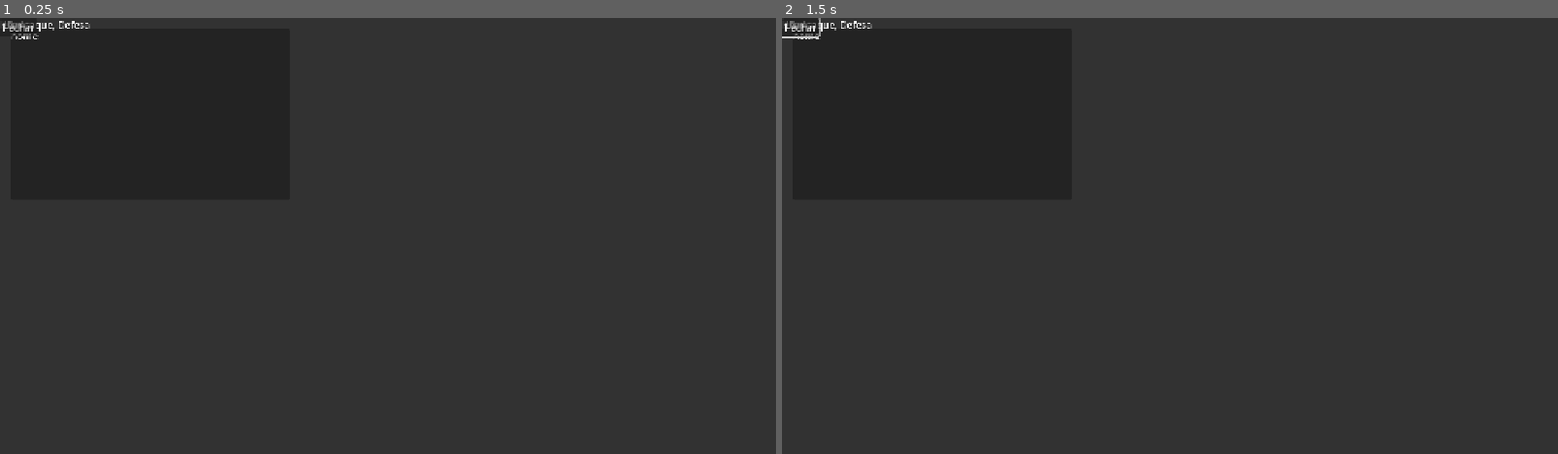
Above: before the commit, frames 1-2 (left to right).
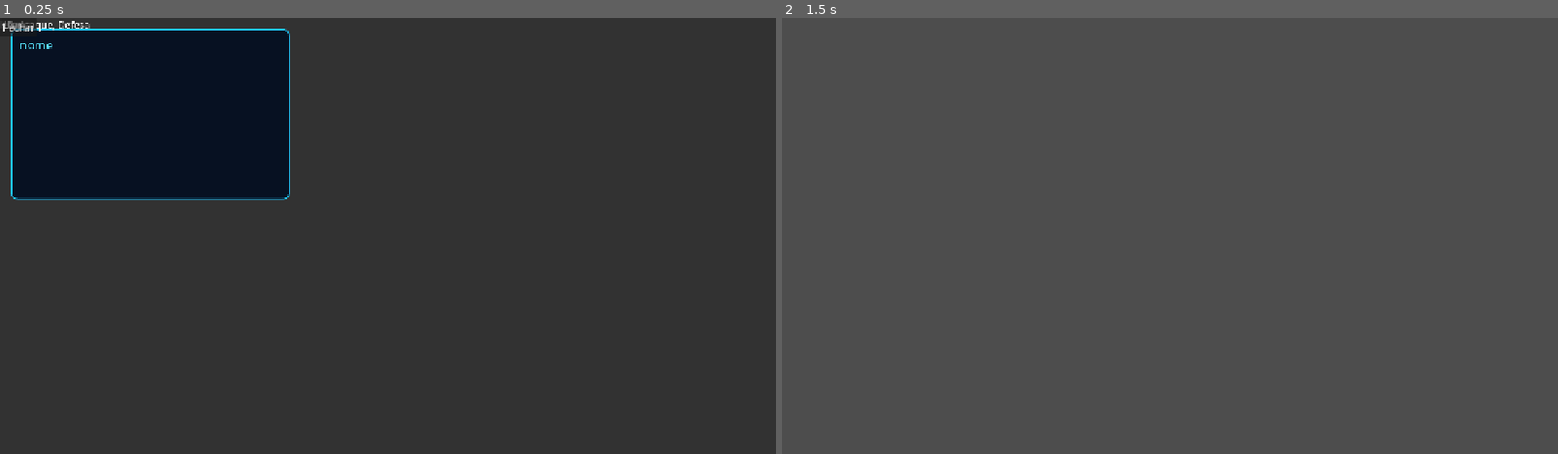
Above: after the commit, the same moments.

Repository: DJerowd/pokemon-td
Game: Godot game, scene res://scenes/ui/TowerInspectorMenu.tscn
Two runs of this game, one before a commit and one after it. Both use one fixed random seed, a clock stepped at 60 frames per second and the inputs below. This scene is started directly instead of the project's main scene.
Inputs (mouse positions are in pixels of both pictures, inside the frame that each line leads up to):
- Up to frame 1 (0.25 s): no input
- Up to frame 2 (1.5 s): click "Fechar" at 0.5 s; tap Enter at 1.25 s; move the mouse to (1340, 214) at 1.27 s; hold Right (ui_right) from 1.28 s (still down); click (1340, 214) at 1.42 s

The runs differ from the first frame. In frame 1, 14% of the frame differs, in the area x 1-38%, y 2-42%; in frame 2, 100%, in the area x 0-100%, y 0-100%.
Error before the commit: Invalid access to property or key 'pressed' on a base object of type 'null instance'. (res://scenes/ui/TowerInspectorMenu.gd:14)
Error after the commit: Cannot call method 'add_theme_color_override' on a null value. (res://scenes/ui/TowerInspectorMenu.gd:37)

Commit message:
Estiliza painel de inspeção e ajusta caminhos de nós

Diff:
--- a/scenes/ui/TowerInspectorMenu.gd
+++ b/scenes/ui/TowerInspectorMenu.gd
@@ -3,17 +3,40 @@
 var target_pokemon: PokemonData = null
 var target_tower: Node2D = null
 
-@onready var panel_container: Control = $VBoxContainer
-@onready var lbl_title: Label = $VBoxContainer/LblTitle
-@onready var lbl_stats: Label = $VBoxContainer/LblStats
-@onready var lbl_item: Label = $VBoxContainer/LblItem
-@onready var moves_box: HBoxContainer = $VBoxContainer/MovesBox
-@onready var btn_close: Button = $VBoxContainer/BtnClose
+@onready var panel_container: Control = $InspectorPanel
+@onready var content_box: VBoxContainer = $InspectorPanel/VBoxContainer
+@onready var lbl_title: Label = $InspectorPanel/VBoxContainer/LblTitle
+@onready var lbl_stats: Label = $InspectorPanel/VBoxContainer/LblStats
+@onready var lbl_item: Label = $InspectorPanel/VBoxContainer/LblItem
+@onready var moves_box: HBoxContainer = $InspectorPanel/VBoxContainer/MovesBox
+@onready var btn_close: Button = $InspectorPanel/VBoxContainer/BtnClose
 
 func _ready() -> void:
+	set_anchors_and_offsets_preset(Control.PRESET_FULL_RECT)
+	z_index = 100
+	mouse_filter = Control.MOUSE_FILTER_PASS
+	_style_inspector()
 	btn_close.pressed.connect(_close_menu)
 	if target_pokemon:
 		update_ui()
+
+func _style_inspector() -> void:
+	var panel_style := StyleBoxFlat.new()
+	panel_style.bg_color = Color(0.025, 0.065, 0.13, 0.97)
+	panel_style.border_color = Color(0.12, 0.78, 1.0, 1.0)
+	panel_style.set_border_width_all(2)
+	panel_style.set_corner_radius_all(10)
+	panel_style.content_margin_left = 14.0
+	panel_style.content_margin_right = 14.0
+	panel_style.content_margin_top = 12.0
+	panel_style.content_margin_bottom = 12.0
+	$InspectorPanel.add_theme_stylebox_override("panel", panel_style)
+	content_box.add_theme_constant_override("separation", 8)
+	lbl_title.add_theme_font_size_override("font_size", 20)
+	lbl_title.add_theme_color_override("font_color", Color(0.35, 0.9, 1.0))
+	lbl_stats.add_theme_color_override("font_color", Color(0.92, 0.96, 1.0))
+	lbl_item.add_theme_color_override("font_color", Color(0.72, 0.9, 1.0))
+	btn_close.text = "FECHAR"
 
 func _close_menu() -> void:
 	# Toda forma de fechar deve executar a mesma limpeza.
@@ -43,6 +66,7 @@
 		if move_name.is_empty():
 			continue
 		var move_button := Button.new()
+		move_button.custom_minimum_size = Vector2(0, 34)
 		move_button.text = ("✓ " if index == target_pokemon.active_move_index else "") + move_name
 		move_button.pressed.connect(_on_move_selected.bind(index))
 		moves_box.add_child(move_button)
